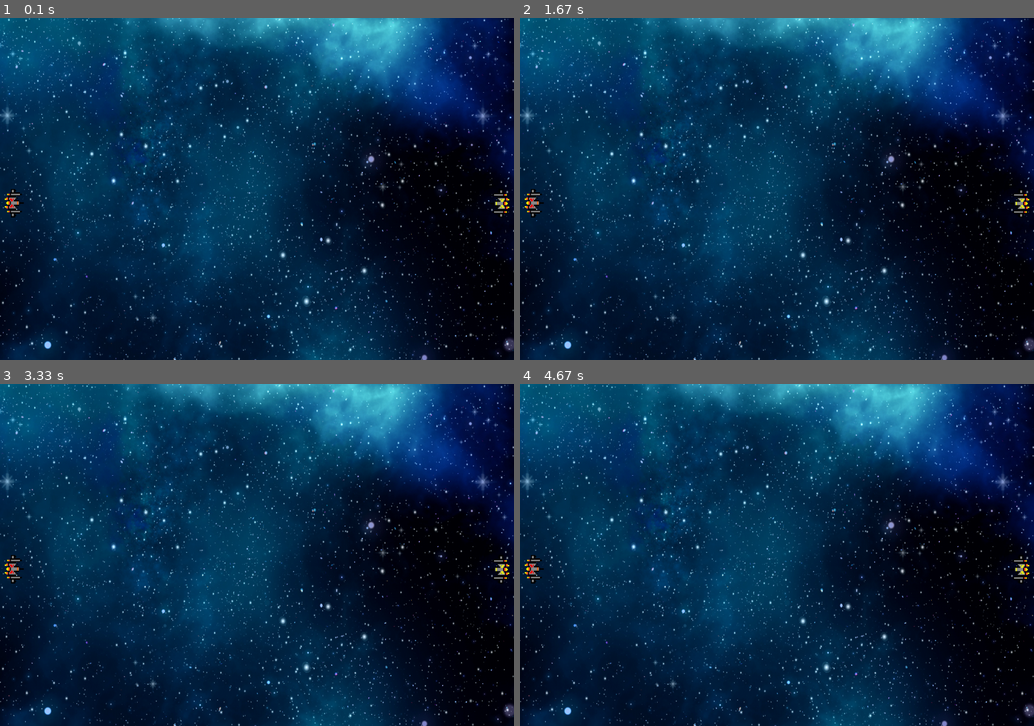
Above: before the commit, frames 1-4 (two rows, left to right).
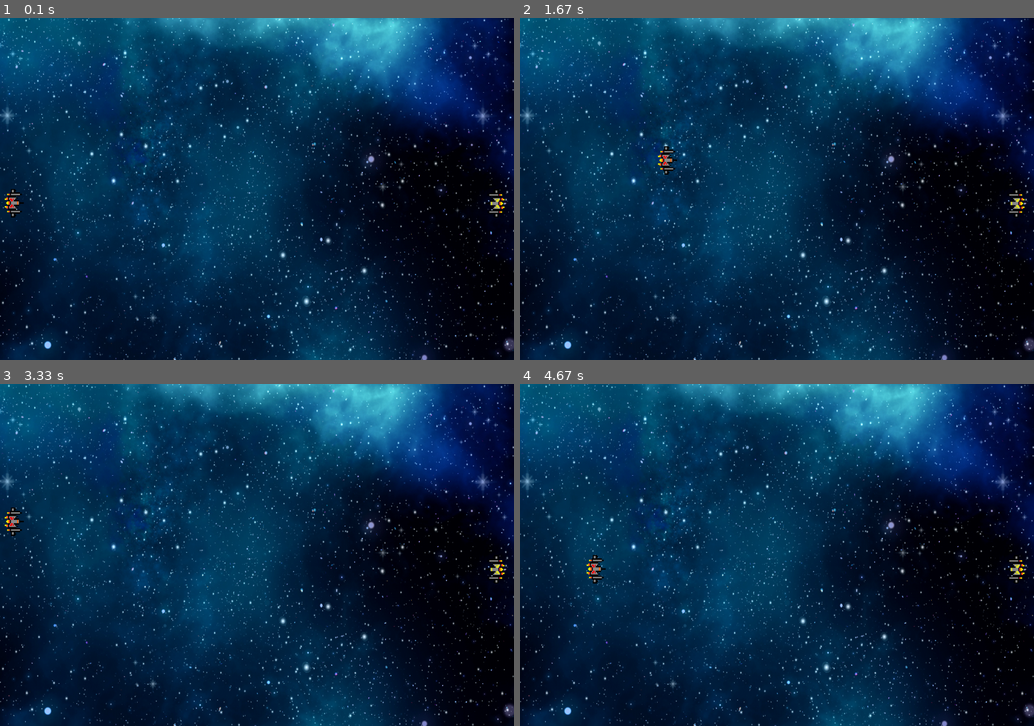
Above: after the commit, the same moments.

Repository: Rioreyblue/pygame_galaxy_fighters
Game: pygame game, started from main.py
Two runs of this game, one before a commit and one after it. Both use one fixed random seed, a clock stepped at 60 frames per second and the inputs below.
Inputs:
- Up to frame 1 (0.1 s): no input
- Up to frame 2 (1.67 s): hold D 0.33-0.8 s; hold W 0.83-1.13 s; hold D 1.17-1.63 s
- Up to frame 3 (3.33 s): hold A 1.67-2.2 s; hold S 2.23-2.53 s; hold A 2.57-2.97 s; hold W from 3 s (still down)
- Up to frame 4 (4.67 s): release W at 3.37 s; hold D 3.4-4.03 s; hold S 4.07-4.43 s; hold A from 4.47 s (still down)

The runs differ from the first frame. In frame 1, 0.1% of the frame differs, in the area x 94-100%, y 50-59%; in frame 2, 0.5%; in frame 3, 0.5%; in frame 4, 0.5%, in the area x 0-100%, y 50-59%.

Commit message:
adding simple player for red player

Diff:
--- a/src/game.py
+++ b/src/game.py
@@ -14,17 +14,21 @@
 #player variables
 RED_SPACESHIP_IMAGE = pygame.image.load("Assets/spaceship_red.png")
 RED_SPACESHIP = pygame.transform.rotate(pygame.transform.scale(RED_SPACESHIP_IMAGE, (SPACE_SHIP_WIDTH, SPACE_SHIP_HEIGHT)), 90)
+PLAYER_VEL = 5
 
 YELLOW_SPACESHIP_IMAGE = pygame.image.load("Assets/spaceship_yellow.png")
-YELLOW_SPACESHIP = pygame.transform.rotate(pygame.transform.scale(YELLOW_SPACESHIP_IMAGE, (SPACE_SHIP_WIDTH, SPACE_SHIP_HEIGHT)), -90)
+YELLOW_SPACESHIP = pygame.transform.rotate(pygame.transform.scale(YELLOW_SPACESHIP_IMAGE, (SPACE_SHIP_WIDTH, SPACE_SHIP_HEIGHT)), 270)
 
-def draw():
+def draw(yellow_player, red_player):
     WIN.blit(BG,(0,0))
-    WIN.blit(RED_SPACESHIP,(10,HEIGHT/2))
-    WIN.blit(YELLOW_SPACESHIP,(1030, HEIGHT/2))
+    WIN.blit(RED_SPACESHIP,(red_player.x, red_player.y))
+    WIN.blit(YELLOW_SPACESHIP,(yellow_player.x, yellow_player.y))
     pygame.display.update()
 
 def run_game():
+    red_player = pygame.Rect(10, HEIGHT/2, SPACE_SHIP_WIDTH, SPACE_SHIP_HEIGHT)
+    yellow_player = pygame.Rect(1020, HEIGHT/2, SPACE_SHIP_WIDTH, SPACE_SHIP_HEIGHT)
+
     fps_clock = pygame.time.Clock()
     run = True
     while run:
@@ -33,7 +37,18 @@
             if event.type == pygame.QUIT:
                 run = False
 
-            draw()
+        keys_presed = pygame.key.get_pressed()
+        if keys_presed[pygame.K_a] and red_player.x - PLAYER_VEL >=0:
+            red_player.x -= PLAYER_VEL
+        if keys_presed[pygame.K_d] and red_player.x + PLAYER_VEL + SPACE_SHIP_WIDTH <= WIDTH/2:
+            red_player.x += PLAYER_VEL
+        if keys_presed[pygame.K_w] and red_player.y - PLAYER_VEL >=0:
+            red_player.y -= PLAYER_VEL
+        if keys_presed[pygame.K_s] and red_player.y + PLAYER_VEL + SPACE_SHIP_HEIGHT <= HEIGHT-20:
+            red_player.y += PLAYER_VEL
+
+
+        draw(yellow_player, red_player)
 
 
     pygame.quit()
